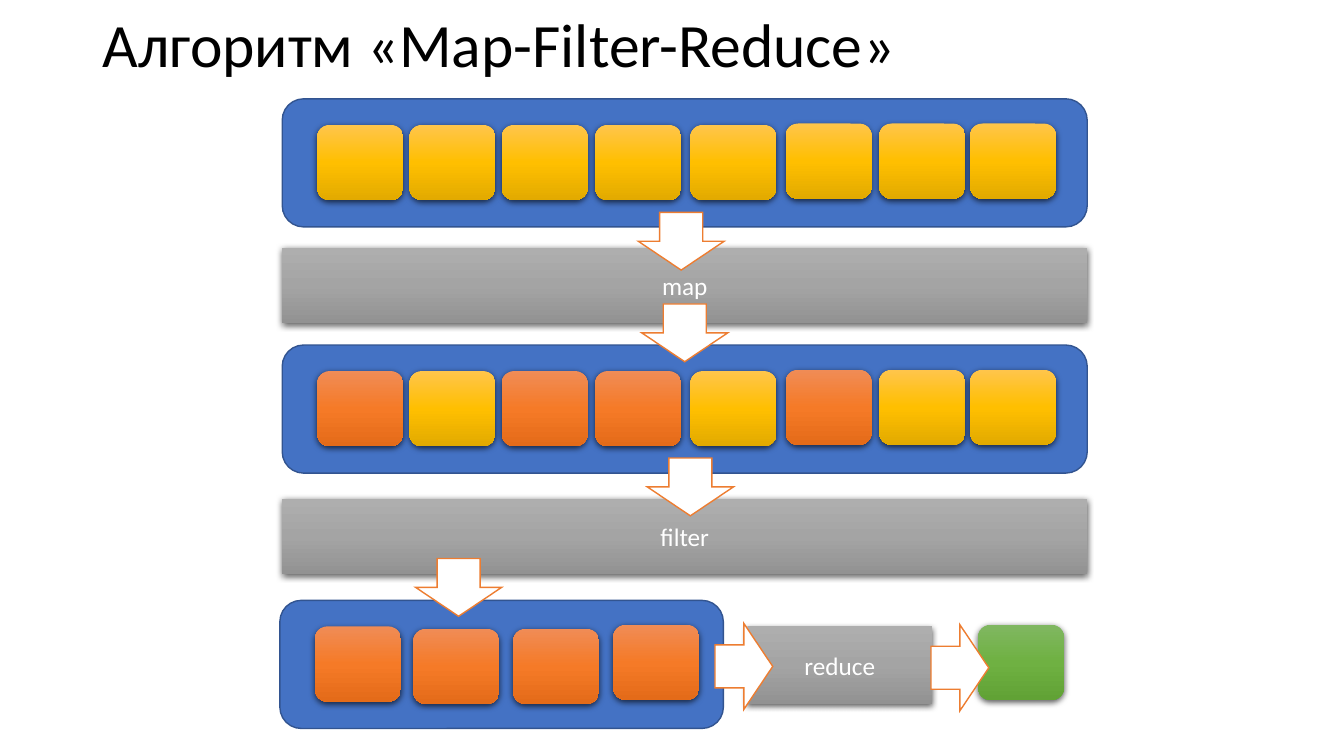
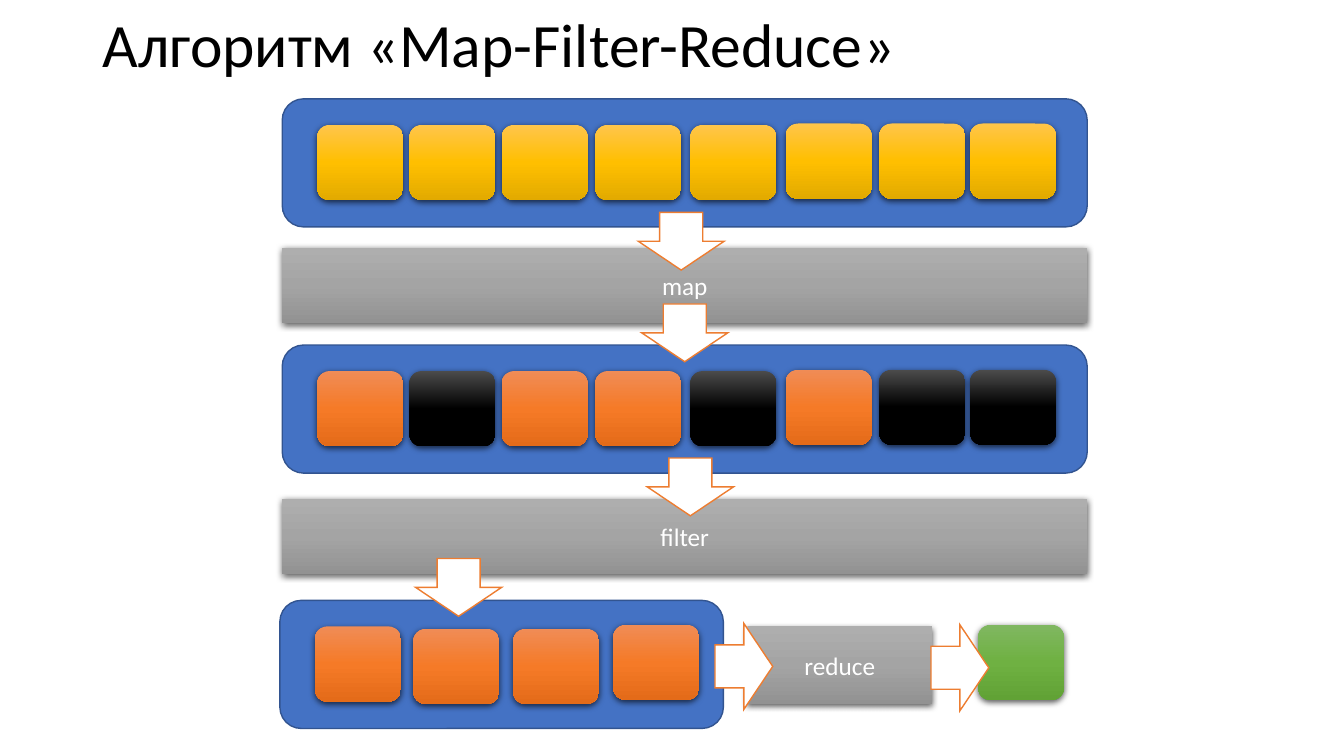
Before and after one commit to paveltsytovich/telegram-course, a slide deck: slide 81 of Presentation/Разработка ботов для телеграмм на Python.pptx. Drawn at 1344x756 pixels with LibreOffice and Linux fonts; fonts in the diff are those of the drawing. Boxes give left, top, right and bottom in pixels: in the first picture for what was removed or moved away, otherwise in the second. Text is boxed around its words. In the diff, an @@ line names an element or a change of style, - is before the commit and + after.

Commit message:
Фикс картинки Map-Filter-Reduce

```diff
--- a/Presentation/Разработка ботов для телеграмм на Python.pptx
+++ b/Presentation/Разработка ботов для телеграмм на Python.pptx
@@ fill gradient #FFC64B to #FFC000 to #E3AB00 to gradient #4B4B4B to #000000 in 4 elements at (x1=409, y1=371, x2=495, y2=447), (x1=691, y1=371, x2=776, y2=447), (x1=879, y1=370, x2=965, y2=446), (x1=970, y1=370, x2=1056, y2=446) @@
```
Also in this commit, not shown: 1 other slide changed, 1 slide added.
